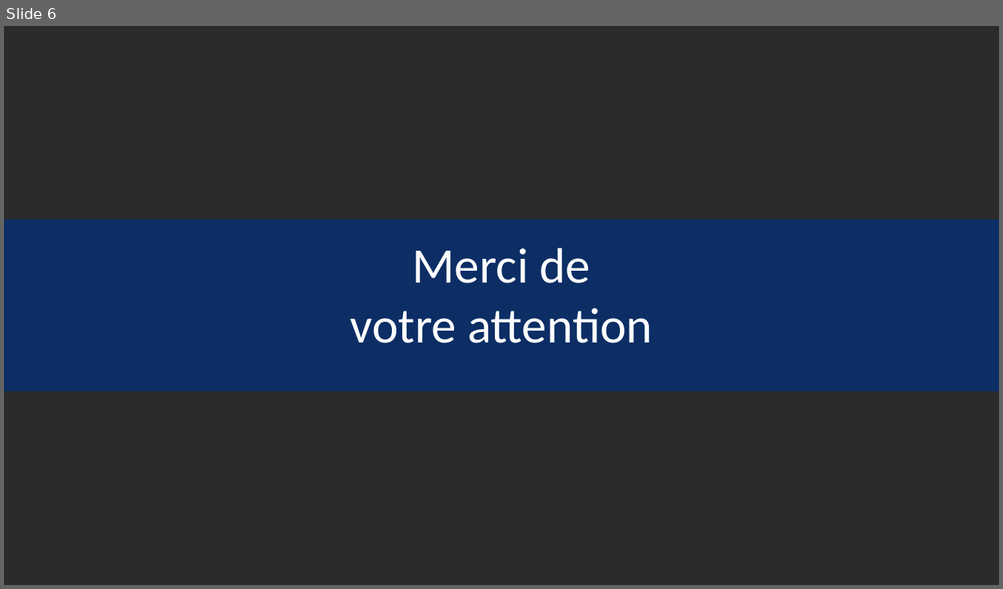
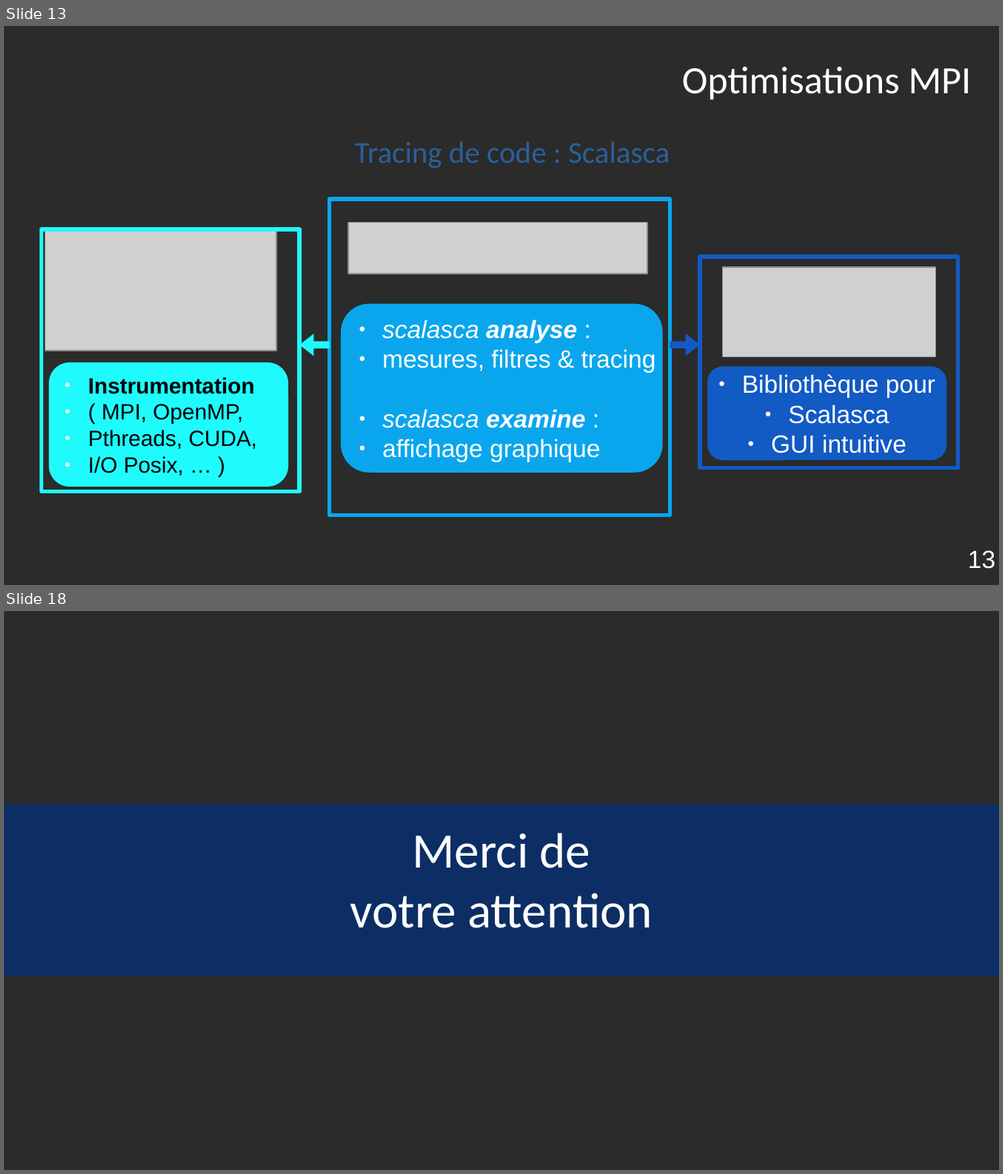
Before and after one commit to Robin-Cazalbou/Stage_M1_Miniapp, a slide deck: Présentation_Orale_stage/Présentation_orale_stage_CAZALBOU_Robin.odp. Shown one above the other, each under a label of ours: slide 6 before the commit, slides 13 and 18 after it; the slides between them are not shown. The pictures are 1003x589 and 1003x1174 pixels, drawn with LibreOffice and Linux fonts; fonts in the diff are those of the drawing; grey boxes stand for pictures; background and template pictures are left out; a plain dark background stands for a picture behind light text. Boxes give left, top, right and bottom in pixels: in the first picture for what was removed or moved away, otherwise in the second. Text is boxed around its words. In the diff, an @@ line names an element or a change of style, - is before the commit and + after.

Commit message:
MàJ diaporama : Scalasca, génie logiciel, comparaison Xyce/miniXyce
Il manque l'explication des deux optimisations MPI ainsi que le refactoring OpenMP.

```diff
--- a/Présentation_Orale_stage/Présentation_orale_stage_CAZALBOU_Robin.odp
+++ b/Présentation_Orale_stage/Présentation_orale_stage_CAZALBOU_Robin.odp
@@ slide 13 added at (x1=4, y1=26, x2=999, y2=585), background picture (left out) @@
@@ title added at (x1=682, y1=67, x2=971, y2=100), 28 pt, text #FFFFFF @@
+Optimisations MPI
@@ text added at (x1=355, y1=141, x2=669, y2=168), 22 pt, text #2A6099 @@
+Tracing de code : Scalasca
@@ rectangle added at (x1=329, y1=199, x2=669, y2=515), outline #0AA6ED 2.83 pt @@
@@ picture added at (x1=348, y1=222, x2=648, y2=274) @@
@@ rectangle added at (x1=42, y1=230, x2=299, y2=492), outline #1FFBFD 2.83 pt @@
@@ picture added at (x1=45, y1=230, x2=276, y2=351) @@
@@ rectangle added at (x1=699, y1=257, x2=957, y2=469), outline #125AC4 2.83 pt @@
@@ picture added at (x1=722, y1=268, x2=935, y2=358) @@
@@ rounded rectangle added at (x1=341, y1=304, x2=663, y2=474), fill #0AA6ED, 18 pt, text #FFFFFF @@
+● scalasca analyse :
+● mesures, filtres & tracing
+● scalasca examine :
+● affichage graphique
@@ right arrow added at (x1=299, y1=335, x2=329, y2=358), fill #1FFBFD @@
@@ right arrow added at (x1=669, y1=335, x2=699, y2=358), fill #125AC4 @@
@@ rounded rectangle added at (x1=48, y1=363, x2=288, y2=488), fill #1FFBFD, 16 pt, text #000000 @@
+● Instrumentation
+● ( MPI, OpenMP,
+● Pthreads, CUDA,
+● I/O Posix, … )
@@ rounded rectangle added at (x1=707, y1=367, x2=947, y2=460), fill #125AC4, 18 pt, text #FFFFFF @@
+● Bibliothèque pour
+● Scalasca
+● GUI intuitive
@@ page number added at (x1=967, y1=551, x2=995, y2=569), 18 pt, text #FFFFFF @@
+13
@@ what was slide 6 is now slide 18 @@
```
Also in this commit, not shown: 2 slides changed, 12 other slides added, 1 slide removed.
